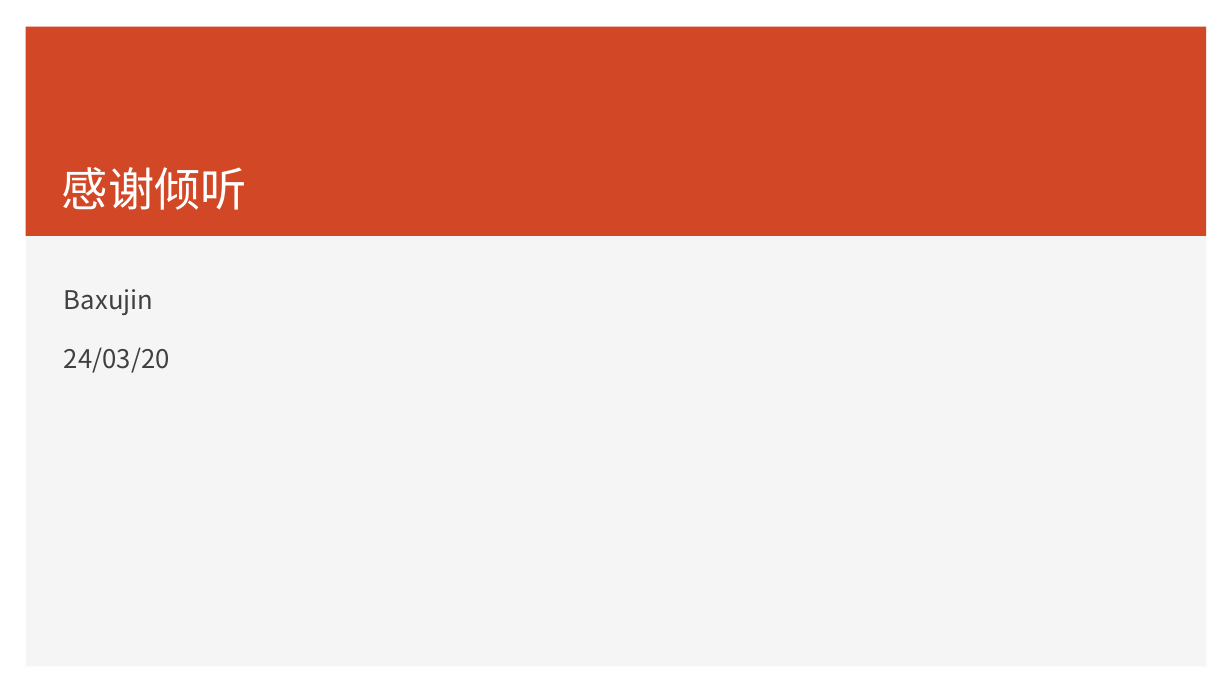
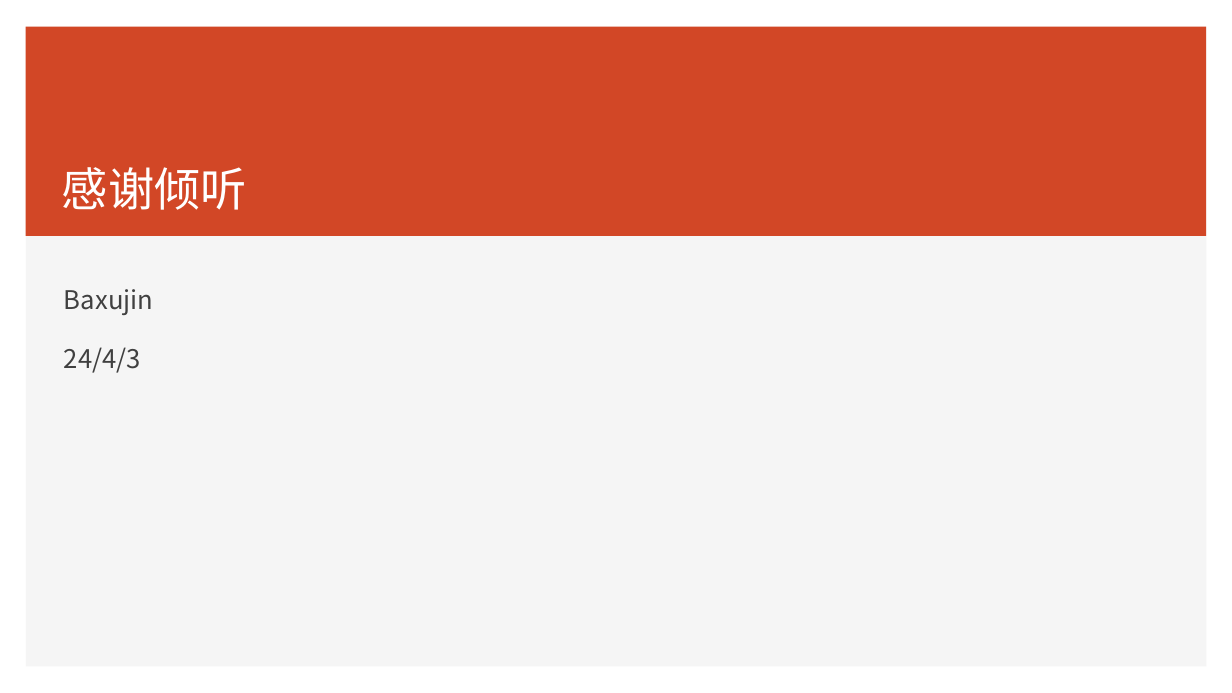
Before and after one commit to peace-dove/demo, a slide deck: slide 24 of transfer/4.3.pptx (slide 26 before the commit). Drawn at 1232x693 pixels with LibreOffice and Linux fonts; fonts in the diff are those of the drawing. Boxes give left, top, right and bottom in pixels: in the first picture for what was removed or moved away, otherwise in the second. Text is boxed around its words. In the diff, an @@ line names an element or a change of style, - is before the commit and + after.

```diff
--- a/transfer/4.3.pptx
+++ b/transfer/4.3.pptx
@@ text at bbox=[64, 347, 141, 373]: text changed @@
-24/03/20
+24/4/3
```
Also in this commit, not shown: 9 other slides changed, 2 slides added, 4 slides removed.
